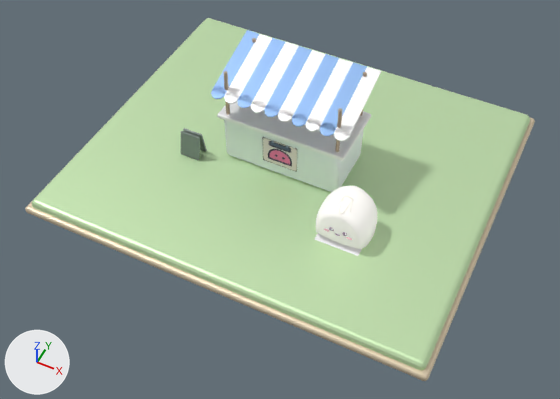
What one commit did to the glTF model game/art/models/buildings/testlab/building_testlab_L02.glb.
The view is the same before and after, from a camera (50 mm lens) standing at (15.4, -32.8, 36.1) and looking at (0.8, -3.6, -0.3). Every picture has the same lights, and +X, +Y and +Z are marked at lower left. The picture after the commit comes second. Where no turn or scale is listed for an object, it has been applied to the vertices.

The scene before the commit, as lines of its bpy script (objects in view):
```python
me_mesh_1 = bpy.data.meshes.new('Mesh_1')
me_mesh_1.from_pydata(...)  # 128 vertices, 252 faces; spans x -4.0..4.0, y -2.0..2.0, z 0.0..3.4
me_mesh_1.materials.append(mat_material_1)  # white #f6fbff
me_mesh_17 = bpy.data.meshes.new('Mesh_17')
me_mesh_17.from_pydata(...)  # 112 vertices, 220 faces; spans x -13.0..13.0, y -11.0..11.0, z -0.8..0.0
me_mesh_17.materials.append(mat_material_14)  # green #ceecbb
me_mesh_18 = bpy.data.meshes.new('Mesh_18')
me_mesh_18.from_pydata(...)  # 112 vertices, 220 faces; spans x -13.3..13.3, y -11.3..11.3, z -1.0..-0.5
me_mesh_18.materials.append(mat_material_15)  # beige #e6d5b8
ob_mesh_1 = bpy.data.objects.new('Mesh_1', me_mesh_1)
ob_mesh_1.location = (0.0, 0.0, 0.0)
ob_mesh_17 = bpy.data.objects.new('Mesh_17', me_mesh_17)
ob_mesh_17.location = (0.0, 0.0, 0.0)
ob_mesh_18 = bpy.data.objects.new('Mesh_18', me_mesh_18)
ob_mesh_18.location = (0.0, 0.0, 0.0)
# also in view: 'Mesh_5' at (-0.4, -2.2, 5.5); 'Mesh_13' at (5.6, -4.4, 1.5); 'Mesh_2' at (0.1, 0.1, 5.1); 'Mesh_7' at (-6.0, -2.7, 0.9); 'Mesh_6' at (0.4, -2.2, 5.5)
```
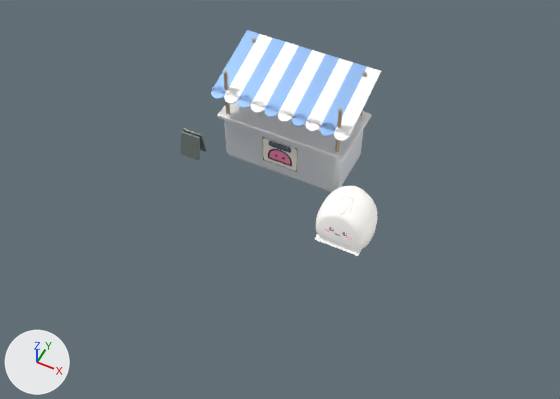
Boxes (x1, y1, x2, y2) around the edits, measured in the pictures (560 x 399 px):
'Mesh_17', deleted (green)
    before: (32, 18, 530, 370)
'Mesh_18', deleted
    before: (25, 26, 535, 381)

The change in detail:
Object 'Mesh_17' (ob_mesh_17) is deleted.
Object 'Mesh_18' (ob_mesh_18) is deleted.
